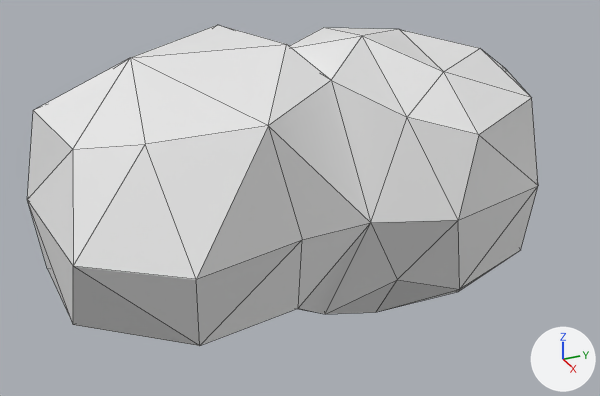
Renders of the FBX model Assets/Meshes/Selectables/cloud_small.fbx from each side of a commit.
The view is the same before and after, from a 50 mm lens placed at (8.61, -5.15, 3.95), pointed at (0.34, -1.43, -0.18). The lights are fixed; the arrows at lower right show +X, +Y and +Z. Mesh edges are drawn as thin lines. Where no turn or scale is listed for an object, it has been applied to the vertices.

Before the edit, the objects in view are built like this:
```python
me_icosphere_004 = bpy.data.meshes.new('Icosphere.004')
me_icosphere_004.from_pydata(...)  # 61 vertices, 120 faces; spans x -1.98..1.97, y -3.18..3.27, z -1.7..1.74
ob_icosphere = bpy.data.objects.new('Icosphere', me_icosphere_004)
ob_icosphere.location = (0.078, -1.272, -0.005)
```
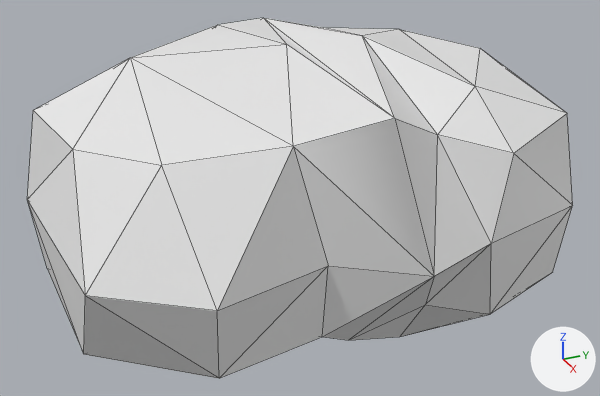
Where the newer file only moved an object's origin or applied its transform, the numbers keep the older frame.

Where the change shows, as pixel boxes (x1, y1, x2, y2) in the pictures (600 x 396 px; the box of a moved part takes in the faces that stretch with it):
'Icosphere', reshaped (7% wider, 12% taller): before (27, 25, 538, 346); after (27, 18, 573, 378)
part 1 of me_icosphere_004, moved or reshaped: before (29, 27, 538, 346); after (29, 18, 573, 378)

The change, as a diff of the scene's bpy script:
```diff
--- a/Assets/Meshes/Selectables/cloud_small.fbx.py
+++ b/Assets/Meshes/Selectables/cloud_small.fbx.py
@@ me_icosphere_004 @@
 # used by ob_icosphere; location = (0.078, -1.272, -0.005)
-me_icosphere_004.from_pydata(...)  # 61 vertices, 120 faces; spans x -1.98..1.97, y -3.18..3.27, z -1.7..1.74
+me_icosphere_004.from_pydata(...)  # 59 vertices, 116 faces; spans x -2.25..2.77, y -3.18..3.27, z -1.7..1.74
+# me_icosphere_004 part 1
+# 5 vertices are removed from x -0.63..0.77, y 0.63..2.97, z -1.7..-0.89
+# 19 faces are deleted
+# 10 vertices in x 0.59..1.71, y -2.99..2.39, z -1.7..1.39 move by (0.6, 0.0, 0.0)
+# 9 vertices in x 1.02..1.97, y -2.15..2.32, z -1.36..1.09 move by (0.59, 0.0, 0.0)
+# 9 vertices move from x -1.53..1.51, y -1.44..0.57, z -1.23..1.43 to x -2.25..2.77, y -1.44..0.57, z -1.64..1.67
+# 3 vertices are added at (-0.34, 0.95, -1.67), (-0.52, 2.62, -1.29), (1.37, 0.65, -1.7)
+# 15 new faces join them
```
